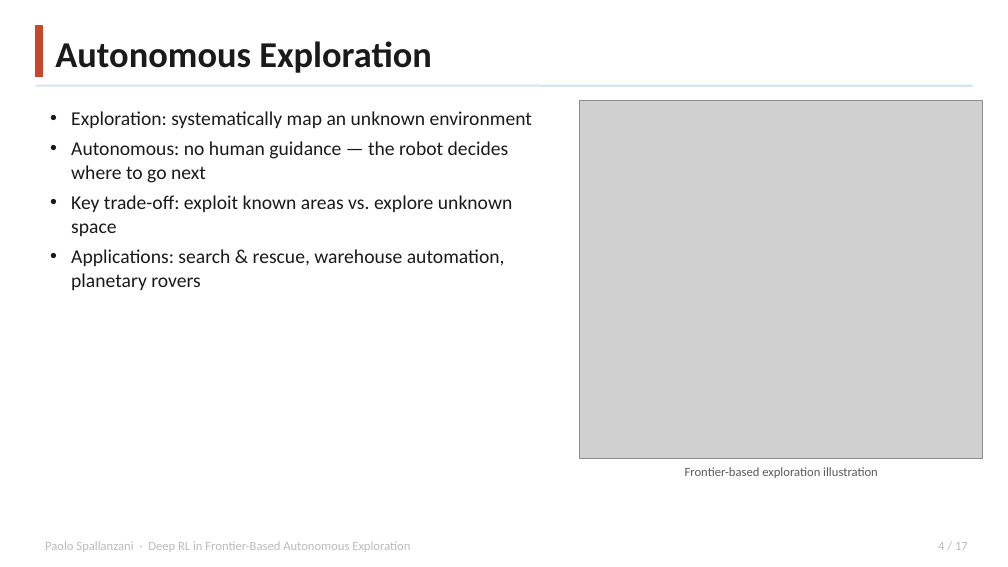
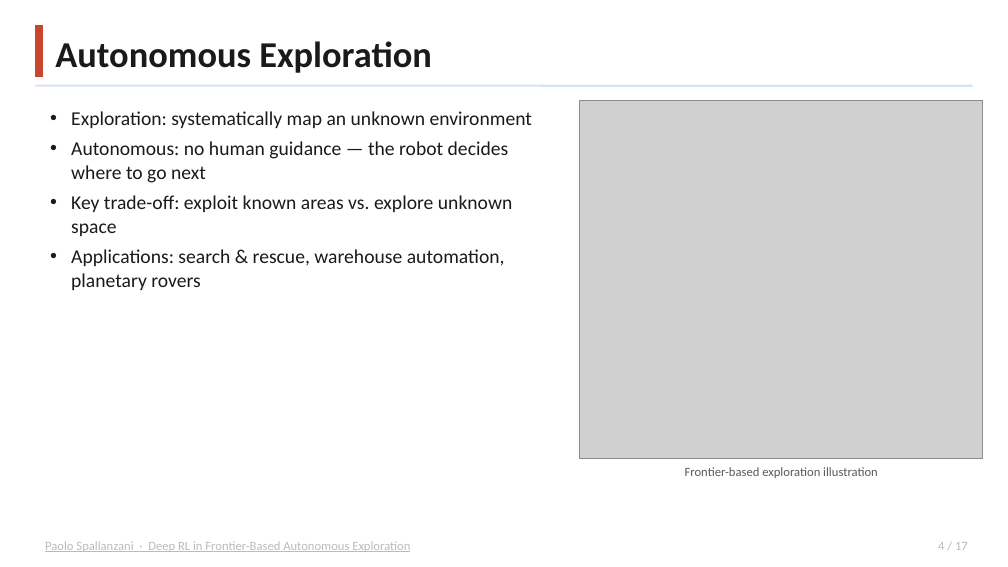
Before and after one commit to Paolo-Spall/presentazione_tesi_dae, a slide deck: slide 4 of presentation_draft.pptx. Drawn at 1008x567 pixels with LibreOffice and Linux fonts; fonts in the diff are those of the drawing; grey boxes stand for pictures. Boxes give left, top, right and bottom in pixels: in the first picture for what was removed or moved away, otherwise in the second. Text is boxed around its words. In the diff, an @@ line names an element or a change of style, - is before the commit and + after.

```diff
--- a/presentation_draft.pptx
+++ b/presentation_draft.pptx
@@ text "Paolo Spallanzani · Deep RL ..." at (45, 541, 410, 552): underline on @@
```
Also in this commit, not shown: 2 other slides changed, 1 slide added, 3 other files.
